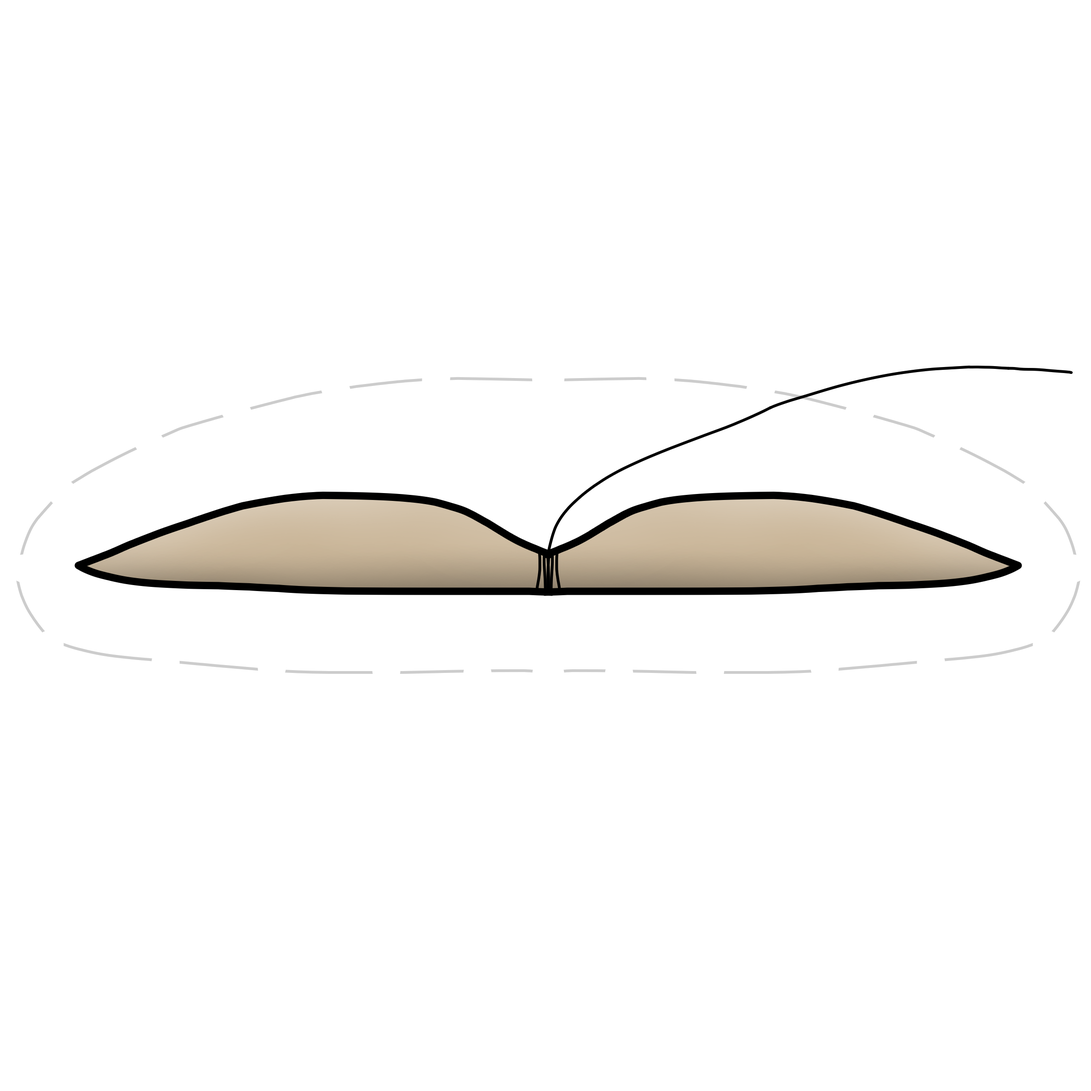
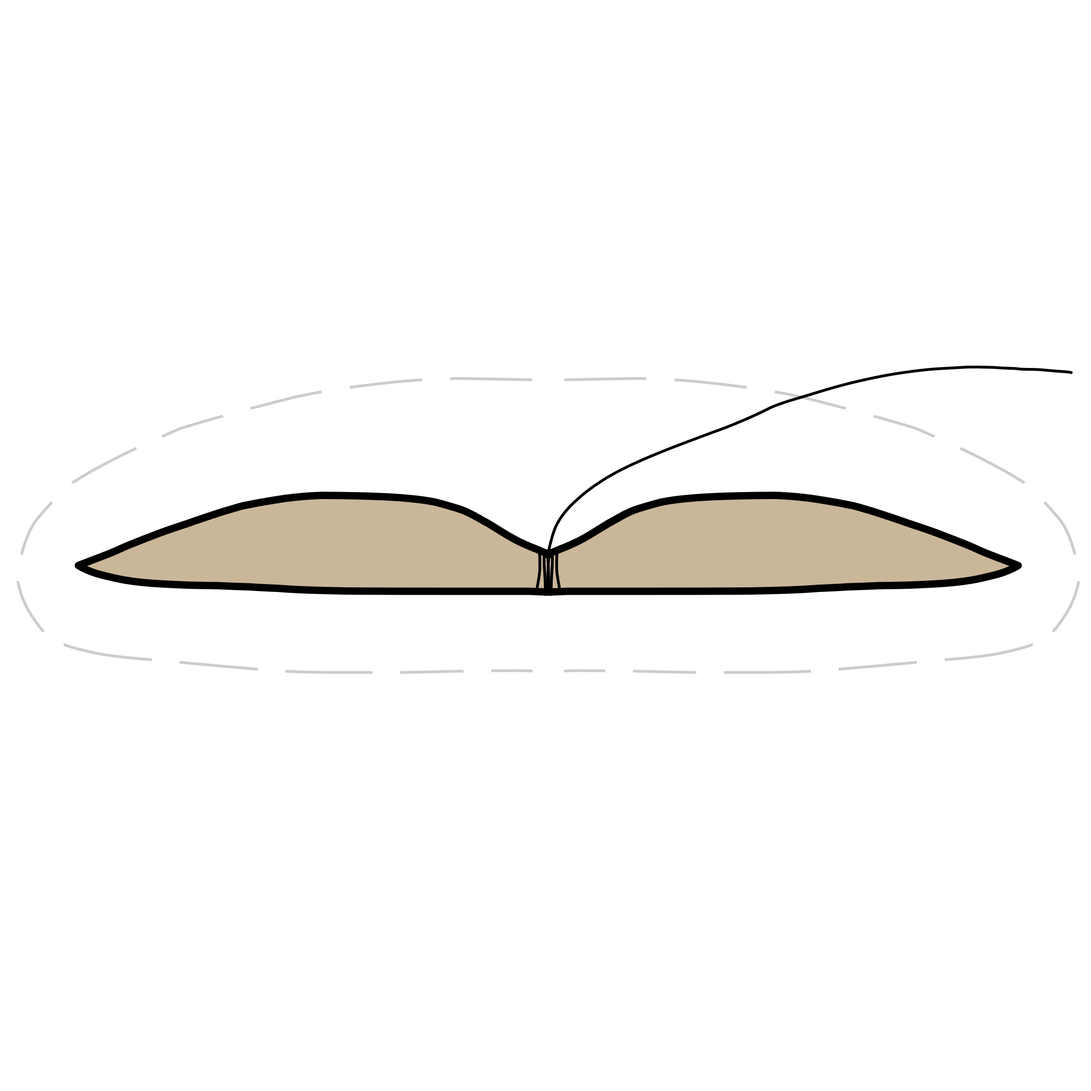
Layered file, before and after one edit (1091x1091). Changes by layer:
painted on "Bait" over [86, 499, 1011, 589]
painted on "Hook line art" over [86, 499, 1011, 589]
hid "Highlight", painted on it over [86, 499, 1011, 589]
hid "Shadow", painted on it over [86, 531, 1011, 589]
